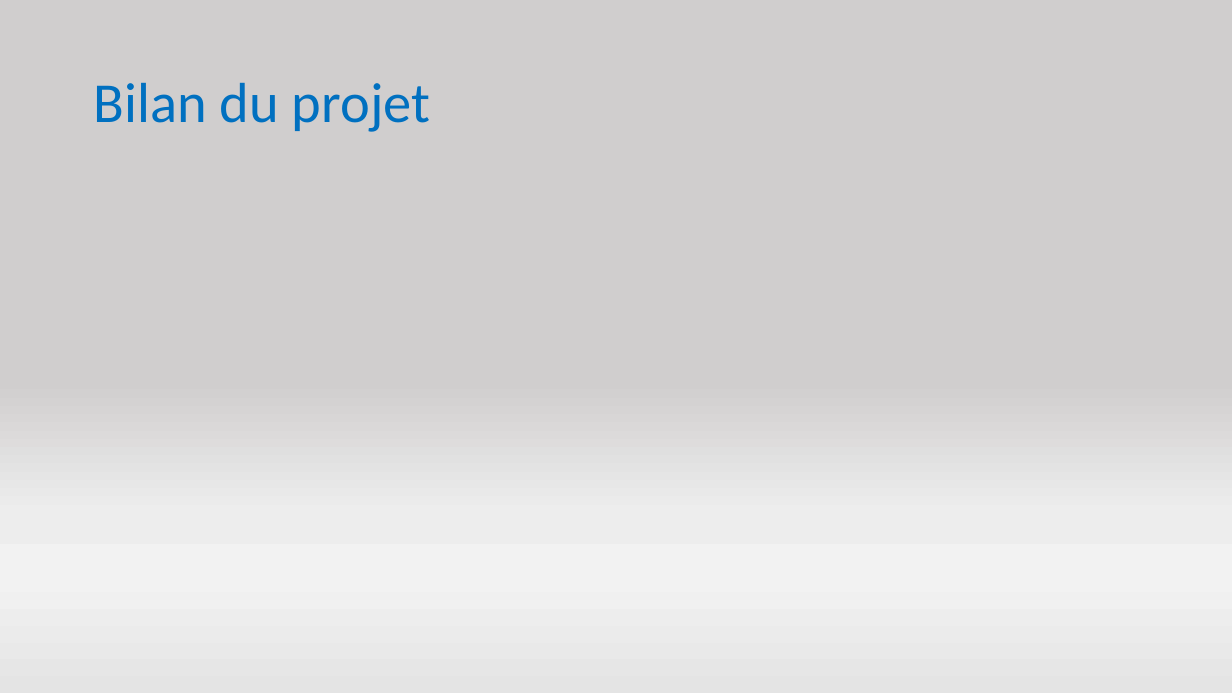
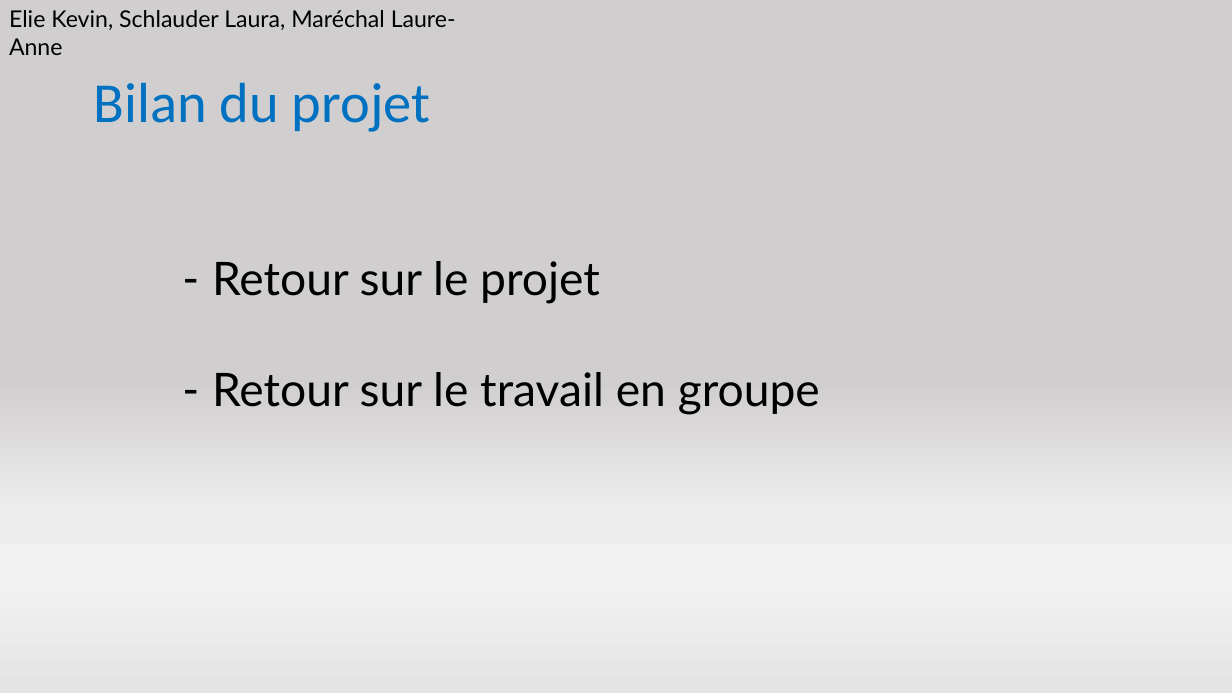
Before and after one commit to LaureAnneMary/Projet-Smartpatate, a slide deck: slide 6 of présentation.pptx. Drawn at 1232x693 pixels with LibreOffice and Linux fonts; fonts in the diff are those of the drawing. Boxes give left, top, right and bottom in pixels: in the first picture for what was removed or moved away, otherwise in the second. Text is boxed around its words. In the diff, an @@ line names an element or a change of style, - is before the commit and + after.

```diff
--- a/présentation.pptx
+++ b/présentation.pptx
@@ text added at (x1=9, y1=10, x2=456, y2=55), 18 pt, text #000000 @@
+Elie Kevin, Schlauder Laura, Maréchal Laure-Anne
@@ text added at (x1=212, y1=261, x2=820, y2=415), 36 pt, text #000000 @@
+– Retour sur le projet
+– Retour sur le travail en groupe
```
Also in this commit, not shown: 4 other slides changed, 1 slide added, 1 slide removed.
